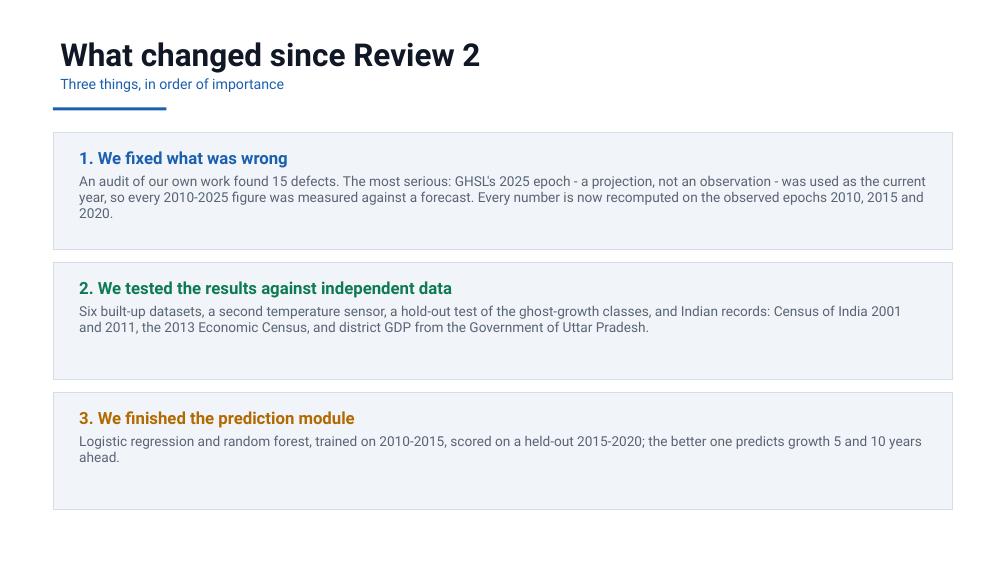
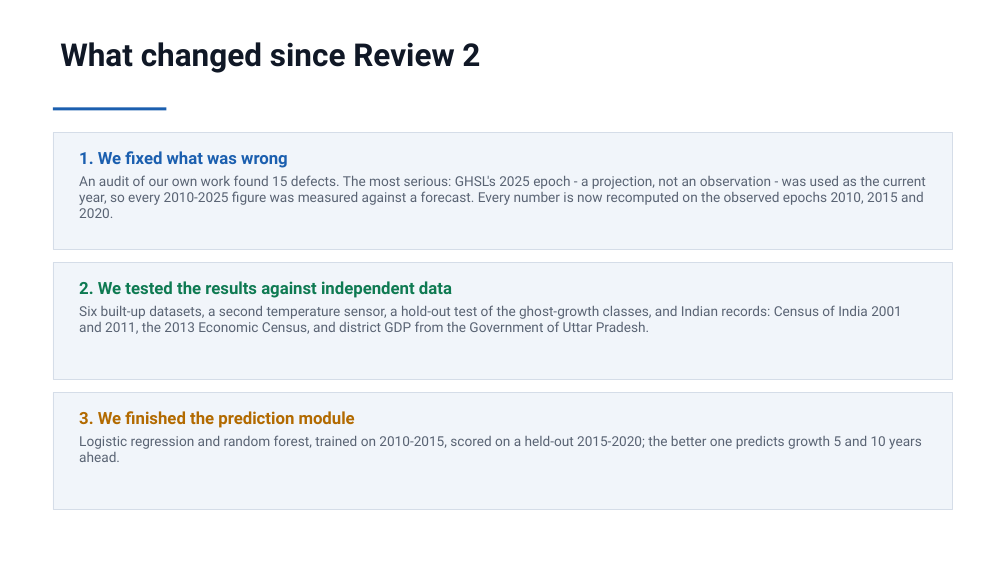
Before and after one commit to Preygle/satellite-ecomony-predection, a slide deck: slide 3 of docs/Review3_Panel_Presentation.pptx. Drawn at 1008x567 pixels with LibreOffice and Linux fonts; fonts in the diff are those of the drawing. Boxes give left, top, right and bottom in pixels: in the first picture for what was removed or moved away, otherwise in the second. Text is boxed around its words. In the diff, an @@ line names an element or a change of style, - is before the commit and + after.

```diff
--- a/docs/Review3_Panel_Presentation.pptx
+++ b/docs/Review3_Panel_Presentation.pptx
@@ text at <box>60,78,284,92</box>: paragraph removed @@
-Three things, in order of importance
```
Also in this commit, not shown: 10 other slides changed, 3 slides added, 3 slides removed.
